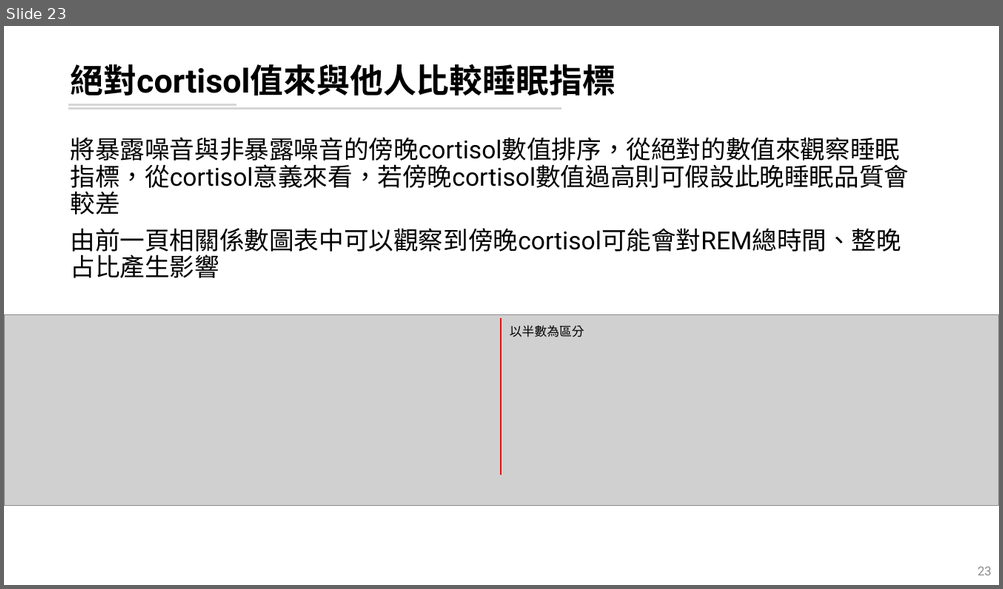
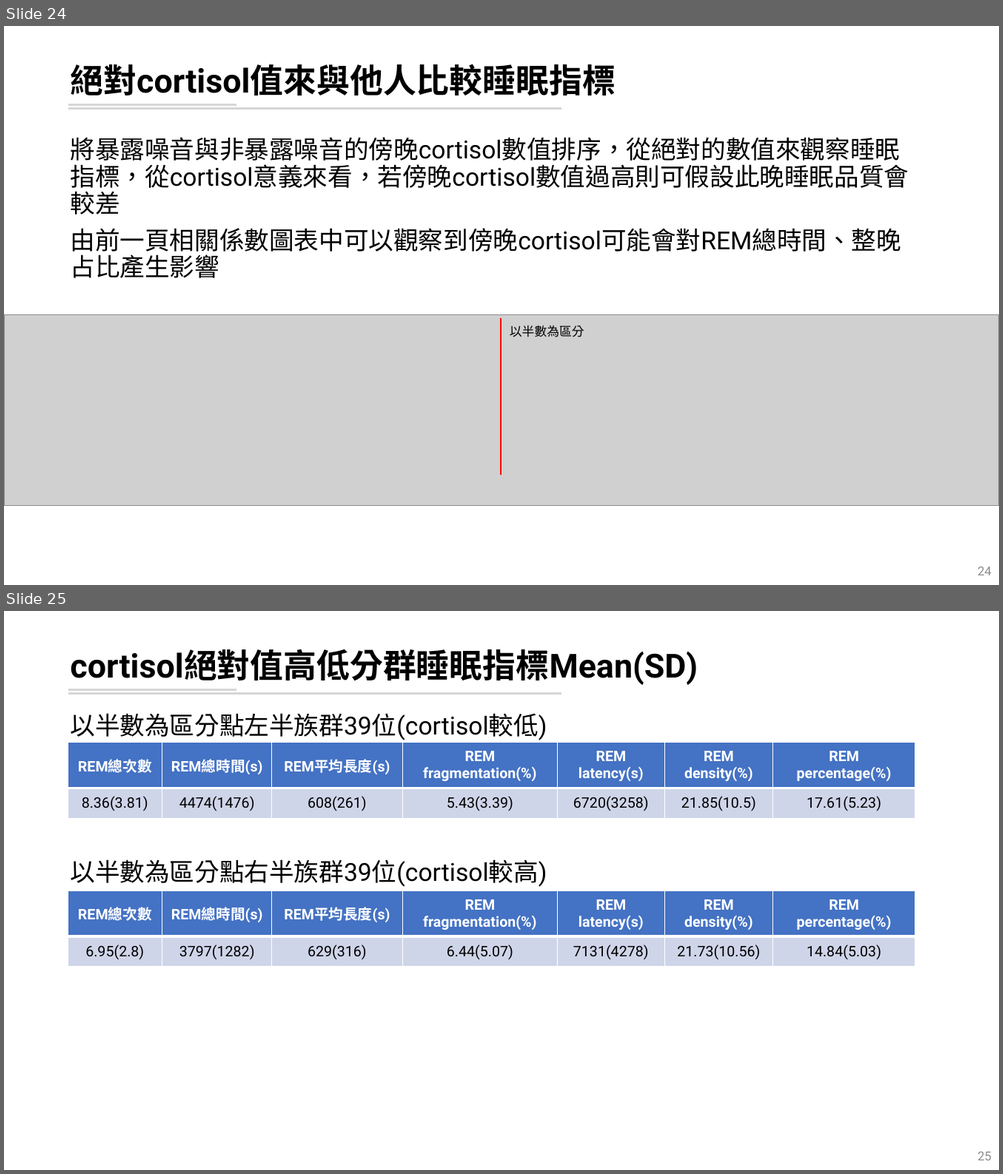
Before and after one commit to leooel97895750/REM_DataMining, a slide deck: 20210804_REM分析.pptx. Shown one above the other, each under a label of ours: slide 23 before the commit, slides 24 and 25 after it. The pictures are 1003x589 and 1003x1174 pixels, drawn with LibreOffice and Linux fonts; fonts in the diff are those of the drawing; grey boxes stand for pictures. Boxes give left, top, right and bottom in pixels: in the first picture for what was removed or moved away, otherwise in the second. Text is boxed around its words. In the diff, an @@ line names an element or a change of style, - is before the commit and + after.

```diff
--- a/20210804_REM分析.pptx
+++ b/20210804_REM分析.pptx
@@ slide 25 added at box(4, 611, 999, 1170), background #FFFFFF; not listed: 2 template elements that a slide beside it also shows @@
@@ title added at box(70, 649, 697, 685), 32 pt, text #000000, bold @@
+cortisol絕對值高低分群睡眠指標Mean(SD)
@@ text added at box(70, 713, 546, 741), 24 pt, text #000000 @@
+以半數為區分點左半族群39位(cortisol較低)
@@ table added at box(68, 742, 915, 815), 2 rows, 7 columns @@
+REM總次數 | REM總時間(s) | REM平均長度(s) | REM fragmentation(%) | REM latency(s) | REM density(%) | REM percentage(%)
+8.36(3.81) | 4474(1476) | 608(261) | 5.43(3.39) | 6720(3258) | 21.85(10.5) | 17.61(5.23)
@@ text added at box(70, 860, 546, 887), 24 pt, text #000000 @@
+以半數為區分點右半族群39位(cortisol較高)
@@ table added at box(68, 891, 915, 963), 2 rows, 7 columns @@
+REM總次數 | REM總時間(s) | REM平均長度(s) | REM fragmentation(%) | REM latency(s) | REM density(%) | REM percentage(%)
+6.95(2.8) | 3797(1282) | 629(316) | 6.44(5.07) | 7131(4278) | 21.73(10.56) | 14.84(5.03)
@@ page number added at box(977, 1152, 991, 1161), 12 pt, text #8C8C8C @@
+25
@@ what was slide 23 is now slide 24 @@
@@ page number at box(977, 567, 991, 576): text changed @@
-23
+24
```
Also in this commit, not shown: 6 slides changed, 1 other slide added, 2 slides removed, 2 other files.
